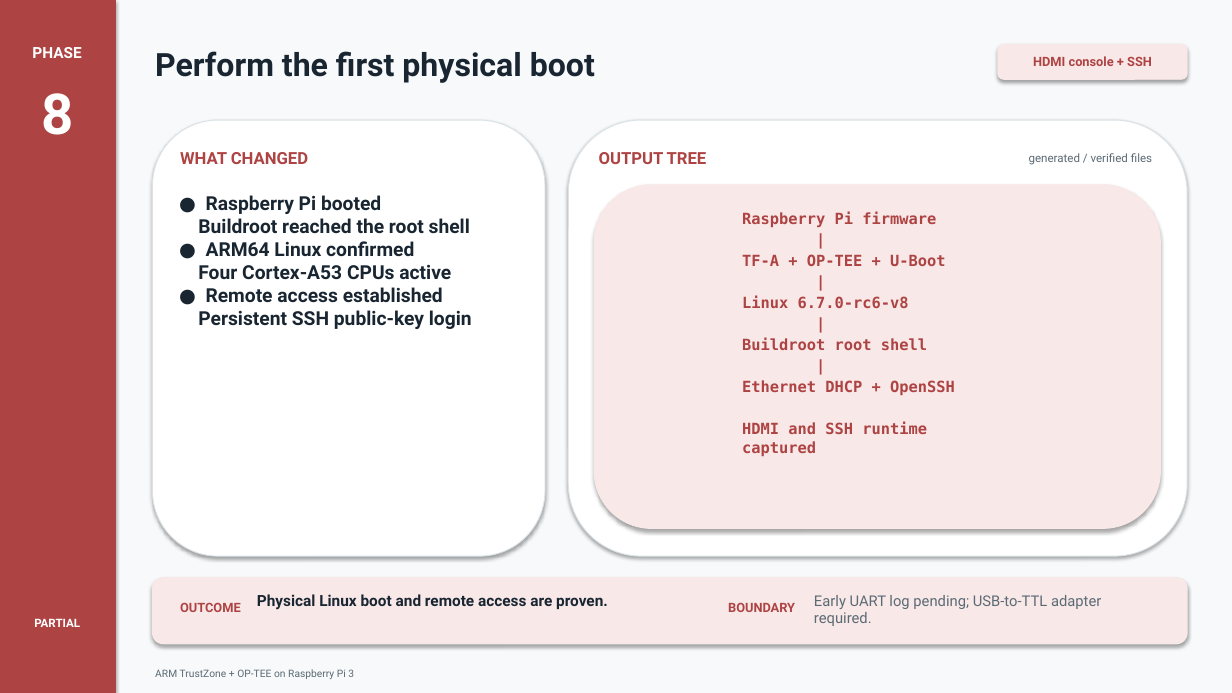
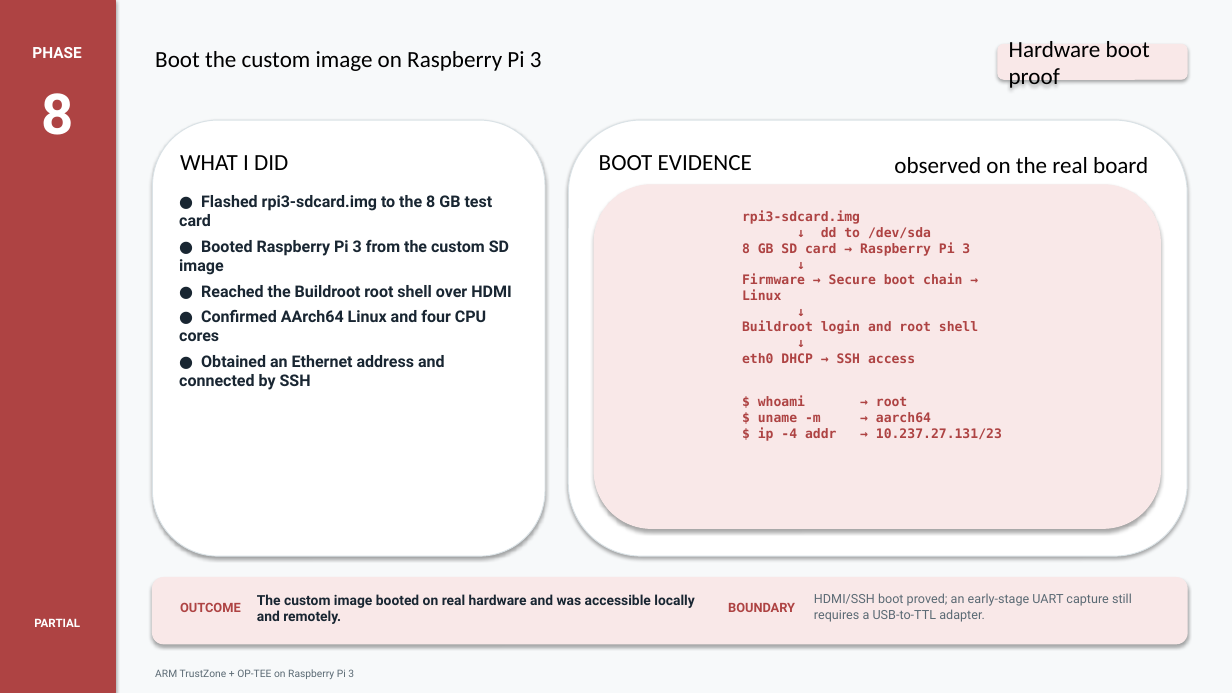
Before and after one commit to Aslam493/Minor_Project, a slide deck: slide 8 of Minor_Project_Steps_1_to_10_Updated.pptx. Drawn at 1232x693 pixels with LibreOffice and Linux fonts; fonts in the diff are those of the drawing. Boxes give left, top, right and bottom in pixels: in the first picture for what was removed or moved away, otherwise in the second. Text is boxed around its words. In the diff, an @@ line names an element or a change of style, - is before the commit and + after.

```diff
--- a/Minor_Project_Steps_1_to_10_Updated.pptx
+++ b/Minor_Project_Steps_1_to_10_Updated.pptx
@@ text at (155, 51, 542, 71): text changed; size 25 to 18 pt; font Roboto to Calibri; text colour #192632 to #000000; bold off @@
-Perform the first physical boot
+Boot the custom image on Raspberry Pi 3
@@ text in rounded rectangle at (1009, 41, 1150, 88): text changed; size 10 to 18 pt; font Roboto to Calibri; text colour #AE4343 to #000000; bold off @@
-HDMI console + SSH
+Hardware boot proof
@@ text at (180, 155, 288, 170): text changed; size 13 to 18 pt; font Roboto to Calibri; text colour #AE4343 to #000000; bold off @@
-WHAT CHANGED
+WHAT I DID
@@ text at (599, 155, 752, 170): text changed; size 13 to 18 pt; font Roboto to Calibri; text colour #AE4343 to #000000; bold off @@
-OUTPUT TREE
+BOOT EVIDENCE
@@ text at (894, 157, 1148, 173): text changed; size 9 to 18 pt; font Roboto to Calibri; text colour #5B6A74 to #000000 @@
-generated / verified files
+observed on the real board
@@ text at (179, 195, 511, 390): text changed; size 15 to 12.5 pt @@
-● Raspberry Pi booted
-Buildroot reached the root shell
-● ARM64 Linux confirmed
-Four Cortex-A53 CPUs active
-● Remote access established
-Persistent SSH public-key login
+● Flashed rpi3-sdcard.img to the 8 GB test card
+● Booted Raspberry Pi 3 from the custom SD image
+● Reached the Buildroot root shell over HDMI
+● Confirmed AArch64 Linux and four CPU cores
+● Obtained an Ethernet address and connected by SSH
@@ text at (742, 211, 1002, 441): text changed; size 12 to 10.2 pt @@
-Raspberry Pi firmware
-|
-TF-A + OP-TEE + U-Boot
-|
-Linux 6.7.0-rc6-v8
-|
-Buildroot root shell
-|
-Ethernet DHCP + OpenSSH
-HDMI and SSH runtime captured
+rpi3-sdcard.img
+↓ dd to /dev/sda
+8 GB SD card → Raspberry Pi 3
+↓
+Firmware → Secure boot chain → Linux
+↓
+Buildroot login and root shell
+↓
+eth0 DHCP → SSH access
+$ whoami → root
+$ uname -m → aarch64
+$ ip -4 addr → 10.237.27.131/23
@@ text at (257, 594, 694, 624): text changed; size 12 to 10.8 pt @@
-Physical Linux boot and remote access are proven.
+The custom image booted on real hardware and was accessible locally and remotely.
@@ text at (814, 593, 1132, 622): text changed; size 11.5 to 9.8 pt @@
-Early UART log pending; USB-to-TTL adapter required.
+HDMI/SSH boot proved; an early-stage UART capture still requires a USB-to-TTL adapter.
```
Also in this commit, not shown: 4 other slides changed, 3 other files.
